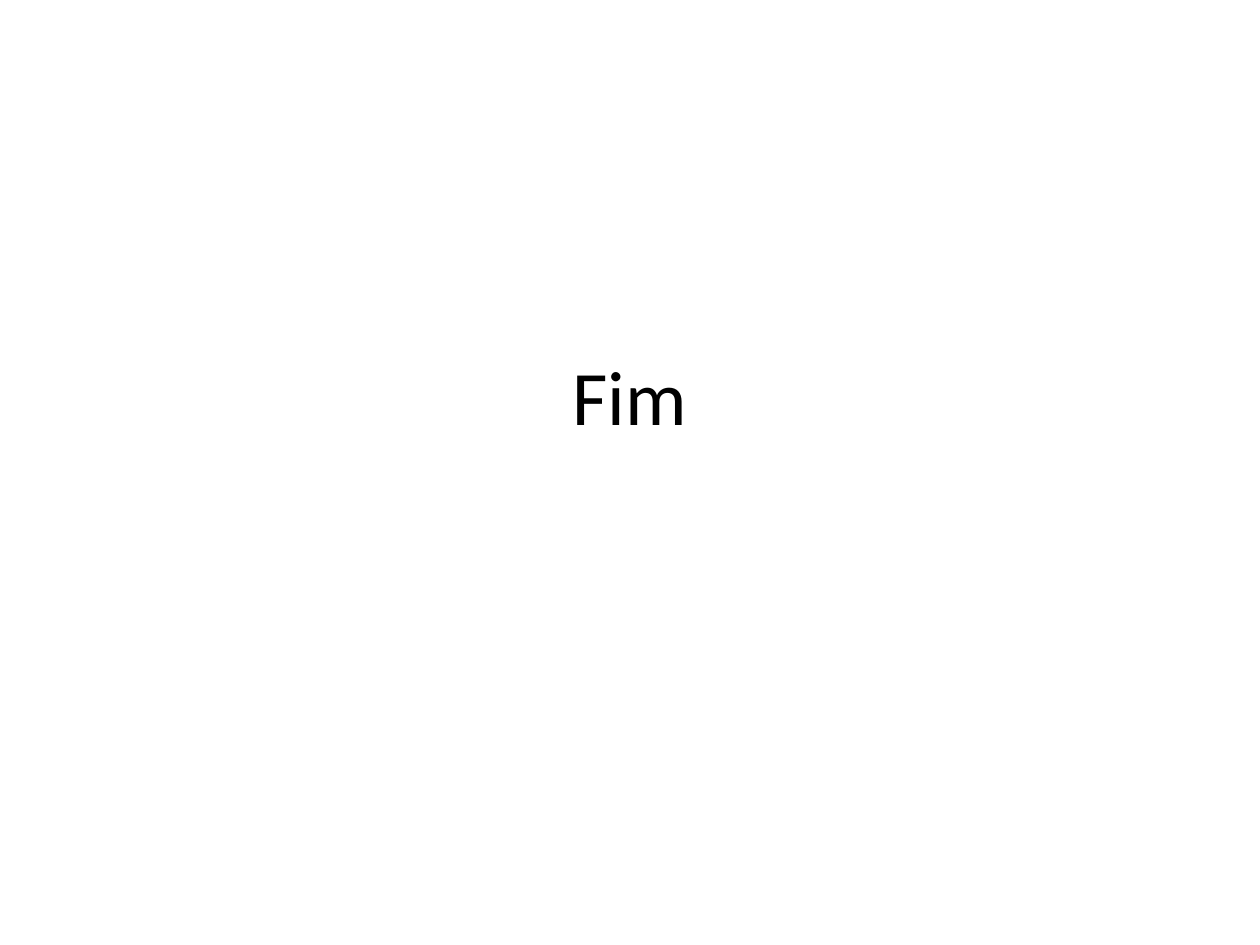
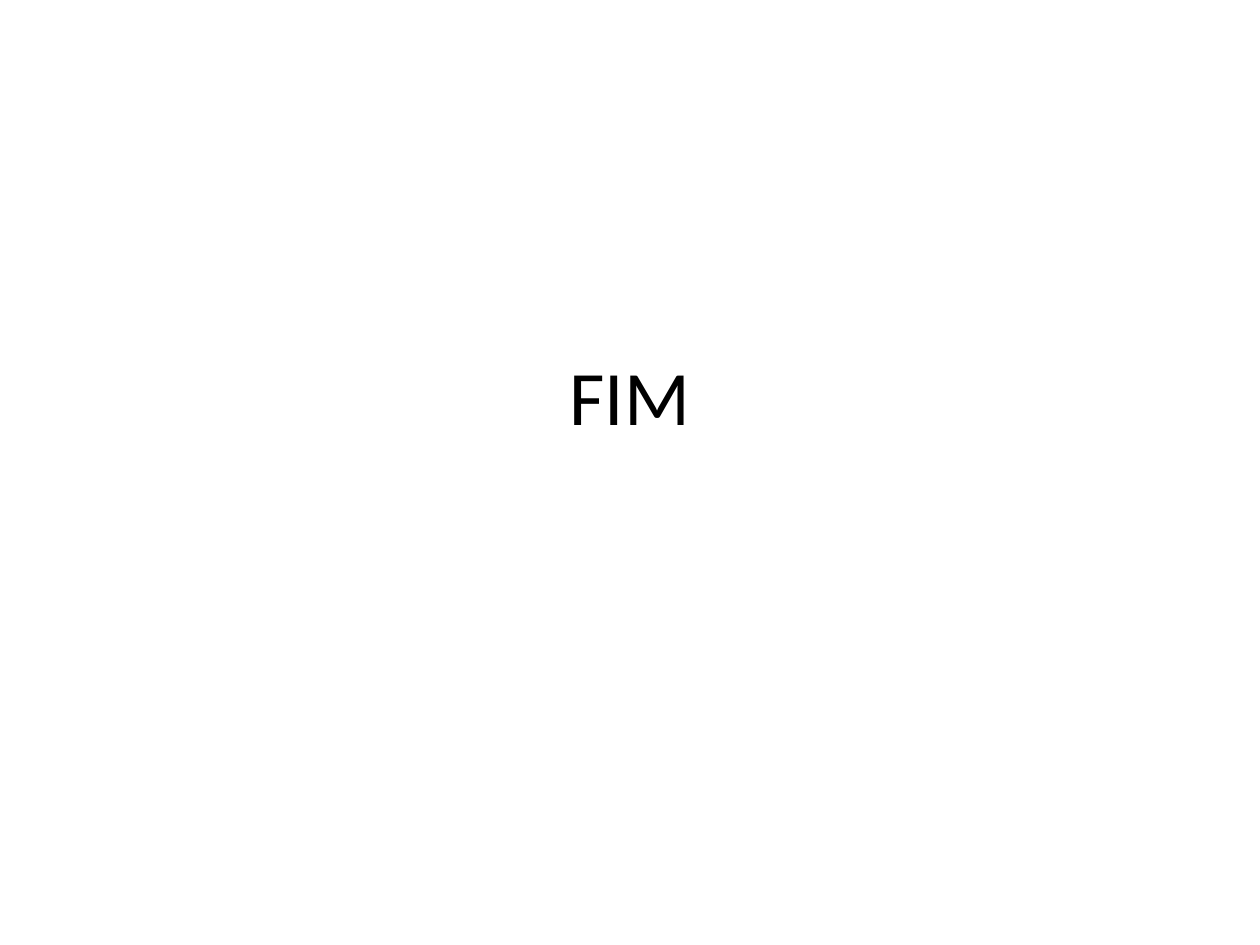
Before and after one commit to A-Ribeiro/smartphone-parish-app, a slide deck: slide 4 of slides/0 Baixando Projeto do GitHub.pptx (slide 25 before the commit). Drawn at 1260x945 pixels with LibreOffice and Linux fonts; fonts in the diff are those of the drawing. Boxes give left, top, right and bottom in pixels: in the first picture for what was removed or moved away, otherwise in the second. Text is boxed around its words. In the diff, an @@ line names an element or a change of style, - is before the commit and + after.

Commit message:
slides updated

```diff
--- a/slides/0 Baixando Projeto do GitHub.pptx
+++ b/slides/0 Baixando Projeto do GitHub.pptx
@@ title at [570,375,690,425]: text changed @@
-Fim
+FIM
```
Also in this commit, not shown: 3 slides added, 24 slides removed.
